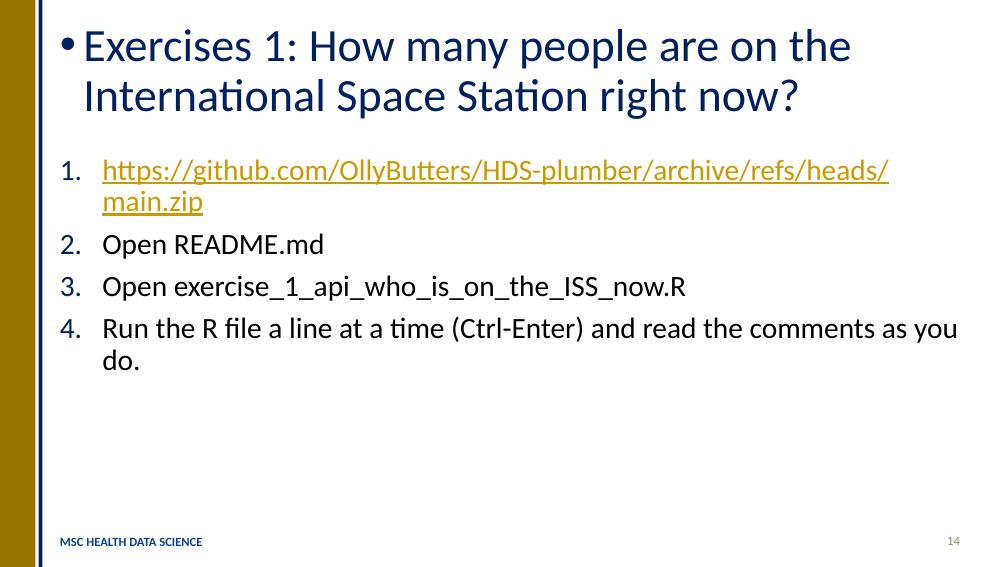
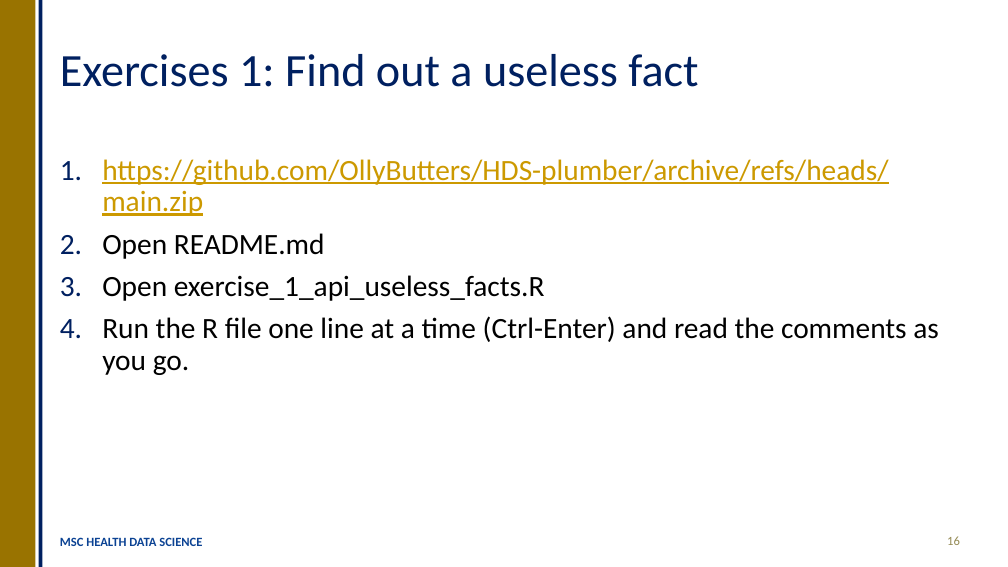
Before and after one commit to OllyButters/HDS-plumber, a slide deck: slide 16 of api_plumber_slides.pptx (slide 14 before the commit). Drawn at 1008x567 pixels with LibreOffice and Linux fonts; fonts in the diff are those of the drawing. Boxes give left, top, right and bottom in pixels: in the first picture for what was removed or moved away, otherwise in the second. Text is boxed around its words. In the diff, an @@ line names an element or a change of style, - is before the commit and + after.

```diff
--- a/api_plumber_slides.pptx
+++ b/api_plumber_slides.pptx
@@ title at (60, 54, 698, 87): text changed @@
-• Exercises 1: How many people are on the International Space Station right now?
+Exercises 1: Find out a useless fact
@@ text at (102, 275, 939, 375): text changed @@
-3. Open exercise_1_api_who_is_on_the_ISS_now.R
-4. Run the R file a line at a time (Ctrl-Enter) and read the comments as you do.
+3. Open exercise_1_api_useless_facts.R
+4. Run the R file one line at a time (Ctrl-Enter) and read the comments as you go.
@@ page number at (947, 536, 960, 545): text changed @@
-14
+16
```
Also in this commit, not shown: 9 other slides changed, 2 slides added, 2 other files.
